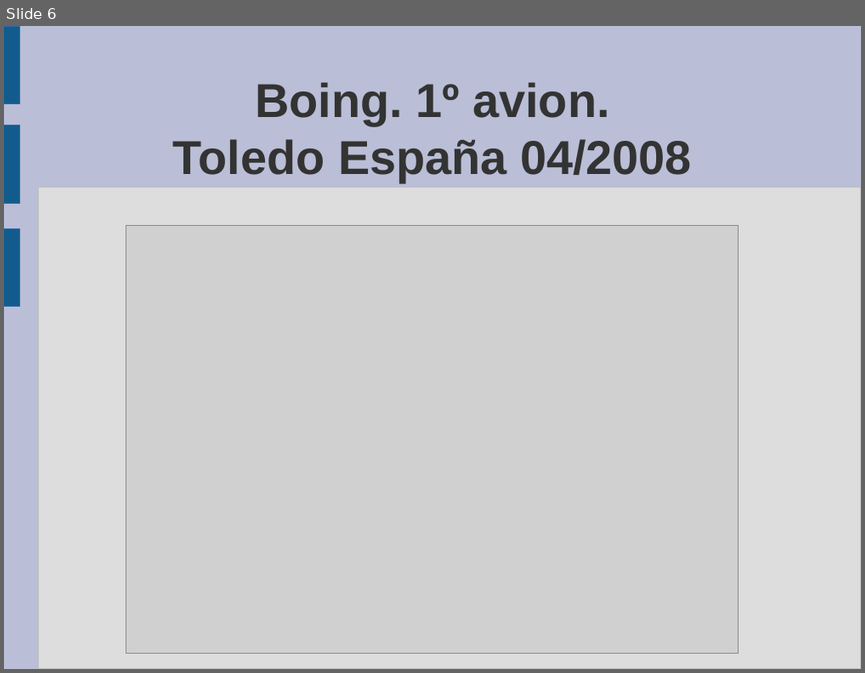
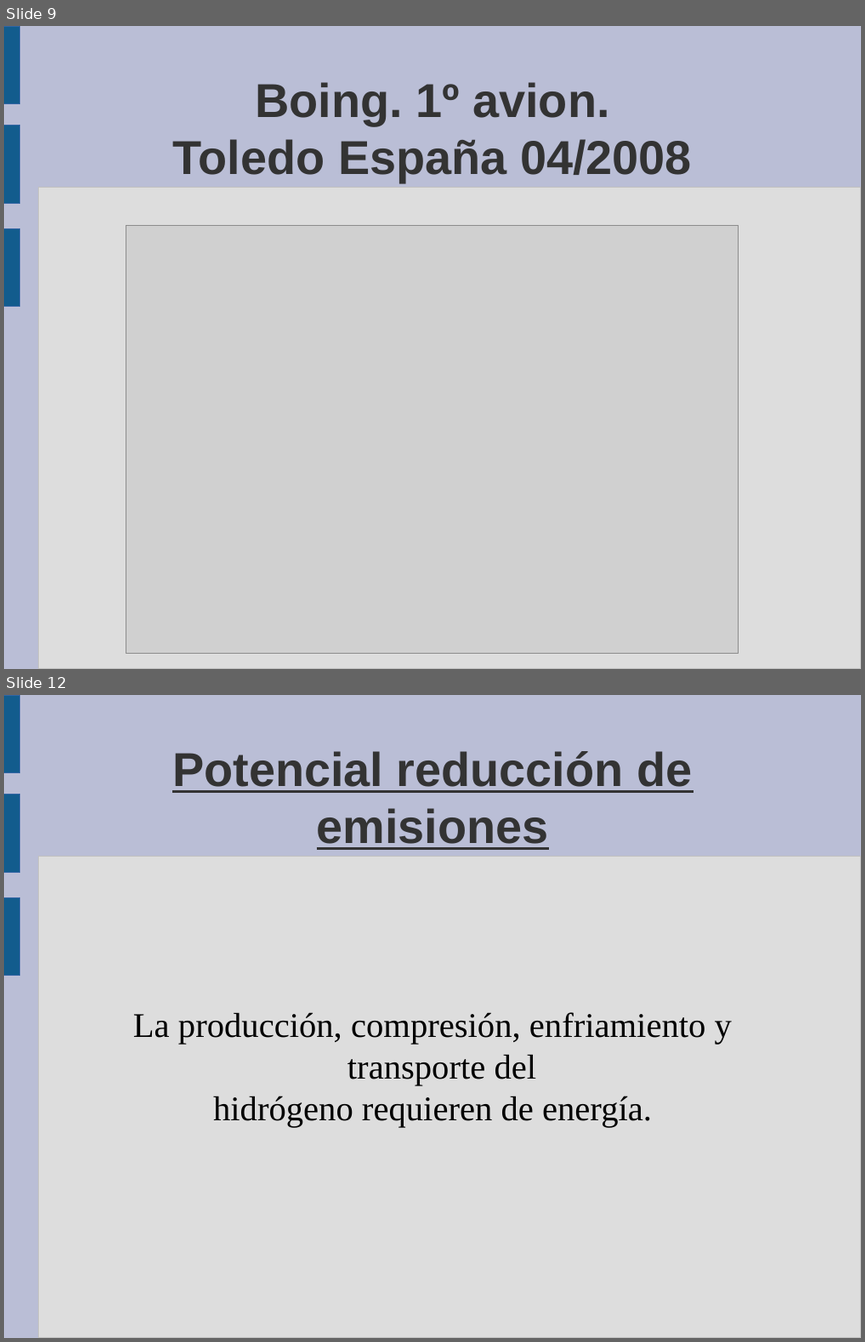
Before and after one commit to guanucoluis/proyecto5r1, a slide deck: Catedras/Tecnologia/MARCO.odp. Shown one above the other, each under a label of ours: slide 6 before the commit, slides 9 and 12 after it; the slides between them are not shown. The pictures are 865x673 and 865x1342 pixels, drawn with LibreOffice and Linux fonts; fonts in the diff are those of the drawing; grey boxes stand for pictures. Boxes give left, top, right and bottom in pixels: in the first picture for what was removed or moved away, otherwise in the second. Text is boxed around its words. In the diff, an @@ line names an element or a change of style, - is before the commit and + after.

```diff
--- a/Catedras/Tecnologia/MARCO.odp
+++ b/Catedras/Tecnologia/MARCO.odp
@@ slide 12 added at (4, 695, 861, 1338), background #BABED6; not listed: 4 template elements that a slide beside it also shows @@
@@ title added at (172, 751, 692, 850), 44 pt, text #333333, bold, underline @@
+Potencial reducción de emisiones
@@ subtitle added at (133, 1012, 732, 1127), 32 pt, text #000000 @@
+La producción, compresión, enfriamiento y transporte del
+hidrógeno requieren de energía.
@@ what was slide 6 is now slide 9 @@
```
Also in this commit, not shown: 3 slides changed, 7 other slides added, 5 slides removed, 12 other files.
